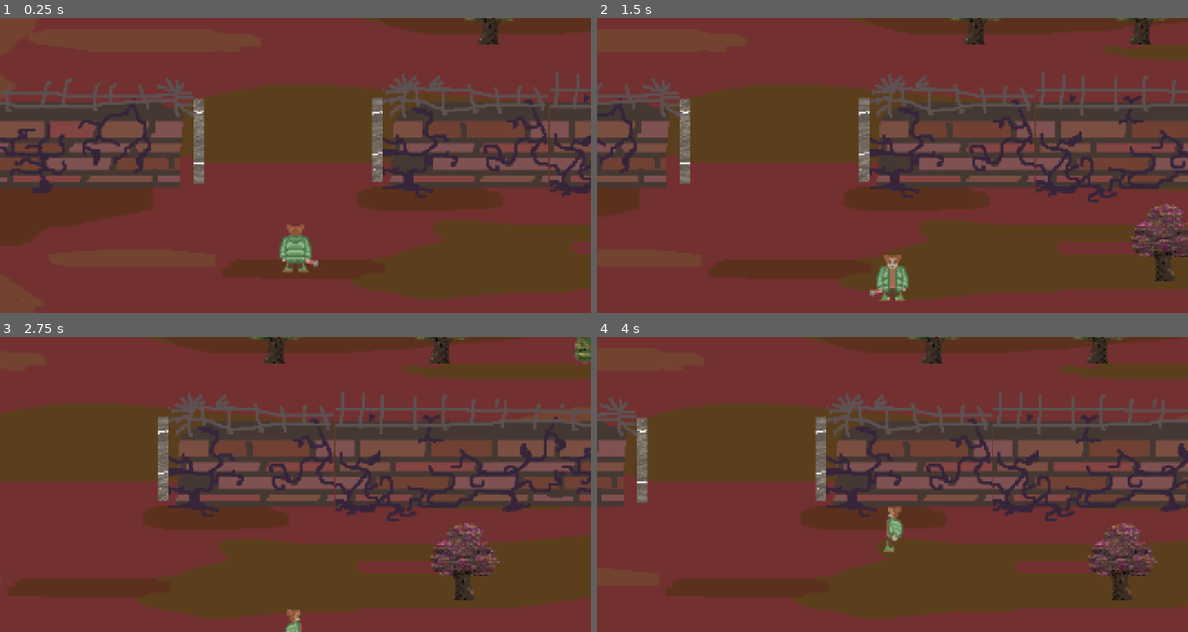
Above: before the commit, frames 1-4 (two rows, left to right).
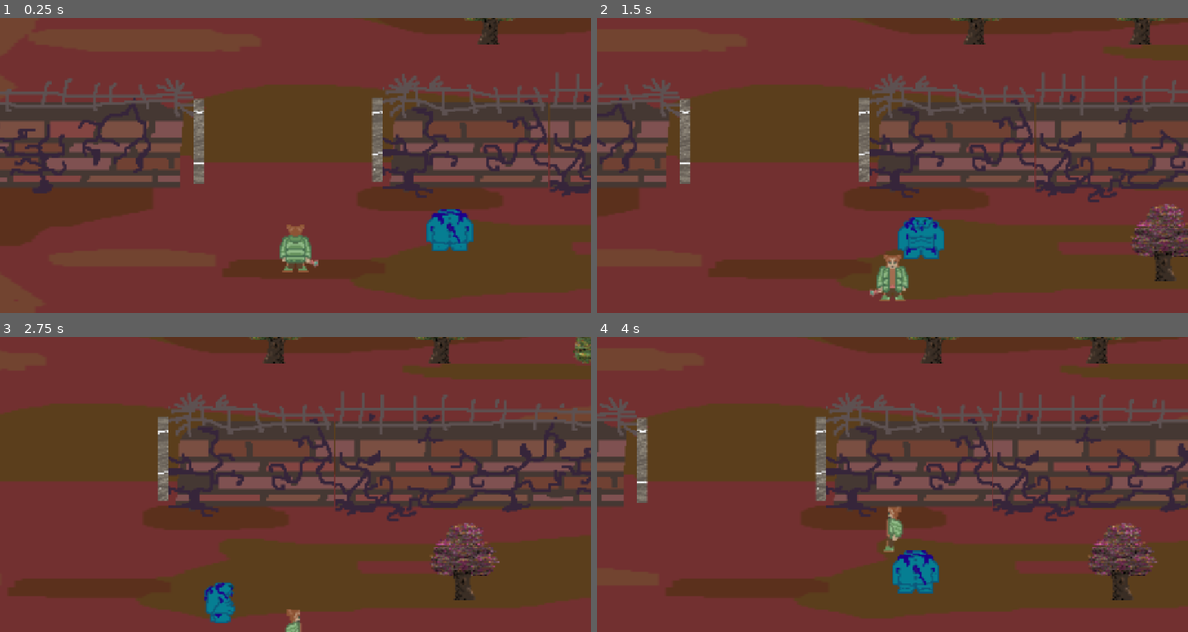
Above: after the commit, the same moments.

Repository: Hardy-Thomas/TheSereneGlade
Game: Godot game, scene res://main.tscn
Two runs of this game, one before a commit and one after it. Both use one fixed random seed, a clock stepped at 60 frames per second and the inputs below. This scene is started directly instead of the project's main scene.
Inputs:
- Up to frame 1 (0.25 s): no input
- Up to frame 2 (1.5 s): tap Enter (ui_accept) at 0.5, 0.77 s; hold Right (move_right) 0.53-1.28 s; hold Down (move_down) from 1.28 s (still down)
- Up to frame 3 (2.75 s): tap Enter (ui_accept) at 1.52 s; release Down (move_down) at 2.03 s; hold Right (move_right) from 2.03 s (still down)
- Up to frame 4 (4 s): release Right (move_right) at 2.78 s; hold Up (move_up) 2.78-3.53 s; tap Enter (ui_accept) at 3.02, 3.77 s; hold Left (move_left) from 3.53 s (still down)

The runs differ from the first frame. In frame 1, 1.0% of the frame differs, in the area x 72-81%, y 64-79%; in frame 2, 1.0%; in frame 3, 0.6%; in frame 4, 1.0%, in the area x 50-58%, y 72-87%.

Commit message:
LE FOLLOWER EST REDIT

Diff:
--- /dev/null
+++ b/follower.gd
@@ -0,0 +1,72 @@
+# Ally.gd
+extends Npc
+class_name Ally
+
+@export var follow_player_when_near := true
+@export var follow_distance := 4.0
+
+var last_direction := Vector2.ZERO
+var idle := false
+
+func _ready() -> void:
+	is_roaming = true
+	is_chatting = false
+	is_following = false
+	start_pos = position
+	idle = false
+
+func _process(delta: float) -> void:
+	if follow_player_when_near and player and is_following:
+		var v = player.global_position - global_position
+
+		if v.length() > follow_distance:
+			# déplacement
+			var direction = v.normalized()
+			position += direction * speed * delta
+			last_direction = direction
+			idle = false
+			$TimerIdle.stop()
+			_play_walk_animation(direction)
+		else:
+			# proche → plus de déplacement
+			if not idle:
+				$TimerIdle.start()  # déclenche le compte à rebours avant idle
+	else:
+		# pas de suivi
+		if not idle:
+			$TimerIdle.start()
+
+func _play_walk_animation(direction: Vector2) -> void:
+	# On compare la direction dominante
+	if abs(direction.x) > abs(direction.y):
+		if direction.x > 0:
+			$AnimatedSprite2D2.play("right_walk")
+		else:
+			$AnimatedSprite2D2.play("left_walk")
+	else:
+		if direction.y > 0:
+			$AnimatedSprite2D2.play("front_walk")
+		else:
+			$AnimatedSprite2D2.play("back_walk")
+
+# Quand TimerIdle expire, passe en anim "idle"
+func _on_TimerIdle_timeout() -> void:
+	idle = true
+	$AnimatedSprite2D2.play("idle")
+
+func _on_chat_detection_body_entered(body: Node2D) -> void:
+	if body.is_in_group("Player"):
+		player = body
+		player_in_chat_zone = true
+		is_following = follow_player_when_near
+
+func _on_chat_detection_body_exited(body: Node2D) -> void:
+	if body.is_in_group("Player"):
+		player_in_chat_zone = false
+		is_following = false
+		emit_signal("dialogue_exited")
+
+
+func _on_proximity_area_entered(body: Node2D) -> void:
+	if body.is_in_group("Player"):
+		print("FERME BIEN TA GUEUELE")
--- /dev/null
+++ b/follower.tscn
@@ -0,0 +1,219 @@
+[gd_scene load_steps=23 format=3 uid="uid://bo5gqw1rdlqq4"]
+
+[ext_resource type="Script" uid="uid://nxm2scnkhgqe" path="res://follower.gd" id="1_7d8lw"]
+[ext_resource type="Texture2D" uid="uid://b7jlunphmp7rv" path="res://ART/Sprites/Follower/follower1/back/sprite_12.png" id="2_5we18"]
+[ext_resource type="Texture2D" uid="uid://hcs31ubcos45" path="res://ART/Sprites/Follower/follower1/back/sprite_14.png" id="3_77b8b"]
+[ext_resource type="Texture2D" uid="uid://bt77357wpt13a" path="res://ART/Sprites/Follower/follower1/back/sprite_15.png" id="4_ljve4"]
+[ext_resource type="Texture2D" uid="uid://dj88kjvhdd7wd" path="res://ART/Sprites/Follower/follower1/front/sprite_04.png" id="5_qhj20"]
+[ext_resource type="Texture2D" uid="uid://csidosj646hvg" path="res://ART/Sprites/Follower/follower1/front/sprite_05.png" id="6_g2qad"]
+[ext_resource type="PackedScene" uid="uid://c6fjnqiacddbx" path="res://dialogue.tscn" id="7_b3228"]
+[ext_resource type="Texture2D" uid="uid://bv2slymmrwlvo" path="res://ART/Sprites/Follower/follower1/front/sprite_06.png" id="7_duo0x"]
+[ext_resource type="Texture2D" uid="uid://cbygrvhdln3b4" path="res://ART/Sprites/Follower/follower1/front/sprite_07.png" id="8_0s3ki"]
+[ext_resource type="Texture2D" uid="uid://y6l0jqblqqiy" path="res://ART/Sprites/Follower/follower1/back/sprite_13.png" id="9_etffe"]
+[ext_resource type="Texture2D" uid="uid://ks453jbew82x" path="res://ART/Sprites/Follower/follower1/right/sprite_08.png" id="10_6x4ro"]
+[ext_resource type="Texture2D" uid="uid://df8ptnfaw5fds" path="res://ART/Sprites/Follower/follower1/left/sprite_01.png" id="11_8gjaq"]
+[ext_resource type="Texture2D" uid="uid://ii5xgv4k517d" path="res://ART/Sprites/Follower/follower1/left/sprite_00.png" id="12_178i6"]
+[ext_resource type="Texture2D" uid="uid://cxk0hu1g0d8jb" path="res://ART/Sprites/Follower/follower1/right/sprite_09.png" id="13_v06ma"]
+[ext_resource type="Texture2D" uid="uid://clr15e7qsl4ql" path="res://ART/Sprites/Follower/follower1/left/sprite_02.png" id="14_6p8df"]
+[ext_resource type="Texture2D" uid="uid://b1ysblb5tuucw" path="res://ART/Sprites/Follower/follower1/left/sprite_03.png" id="15_mpdkq"]
+[ext_resource type="Texture2D" uid="uid://k2kwihjc8ecg" path="res://ART/Sprites/Follower/follower1/right/sprite_10.png" id="16_l765f"]
+[ext_resource type="Texture2D" uid="uid://o57xpvg6egfm" path="res://ART/Sprites/Follower/follower1/right/sprite_11.png" id="17_7vxe3"]
+
+[sub_resource type="SpriteFrames" id="SpriteFrames_ul7y6"]
+animations = [{
+"frames": [{
+"duration": 1.0,
+"texture": ExtResource("2_5we18")
+}, {
+"duration": 1.0,
+"texture": ExtResource("3_77b8b")
+}, {
+"duration": 1.0,
+"texture": ExtResource("2_5we18")
+}, {
+"duration": 1.0,
+"texture": ExtResource("4_ljve4")
+}],
+"loop": true,
+"name": &"back_walk",
+"speed": 5.0
+}, {
+"frames": [{
+"duration": 1.0,
+"texture": ExtResource("5_qhj20")
+}, {
+"duration": 1.0,
+"texture": ExtResource("6_g2qad")
+}],
+"loop": true,
+"name": &"default",
+"speed": 5.0
+}, {
+"frames": [{
+"duration": 1.0,
+"texture": ExtResource("5_qhj20")
+}, {
+"duration": 1.0,
+"texture": ExtResource("7_duo0x")
+}, {
+"duration": 1.0,
+"texture": ExtResource("5_qhj20")
+}, {
+"duration": 1.0,
+"texture": ExtResource("8_0s3ki")
+}],
+"loop": true,
+"name": &"front_walk",
+"speed": 5.0
+}, {
+"frames": [{
+"duration": 1.0,
+"texture": ExtResource("2_5we18")
+}, {
+"duration": 1.0,
+"texture": ExtResource("9_etffe")
+}, {
+"duration": 1.0,
+"texture": ExtResource("10_6x4ro")
+}, {
+"duration": 1.0,
+"texture": ExtResource("5_qhj20")
+}, {
+"duration": 1.0,
+"texture": ExtResource("2_5we18")
+}, {
+"duration": 1.0,
+"texture": ExtResource("11_8gjaq")
+}, {
+"duration": 1.0,
+"texture": ExtResource("12_178i6")
+}, {
+"duration": 1.0,
+"texture": ExtResource("9_etffe")
+}, {
+"duration": 1.0,
+"texture": ExtResource("5_qhj20")
+}, {
+"duration": 1.0,
+"texture": ExtResource("6_g2qad")
+}, {
+"duration": 1.0,
+"texture": ExtResource("11_8gjaq")
+}, {
+"duration": 1.0,
+"texture": ExtResource("12_178i6")
+}, {
+"duration": 1.0,
+"texture": ExtResource("13_v06ma")
+}, {
+"duration": 1.0,
+"texture": ExtResource("6_g2qad")
+}, {
+"duration": 1.0,
+"texture": ExtResource("10_6x4ro")
+}, {
+"duration": 1.0,
+"texture": ExtResource("13_v06ma")
+}],
+"loop": true,
+"name": &"idle",
+"speed": 5.0
+}, {
+"frames": [{
+"duration": 1.0,
+"texture": ExtResource("12_178i6")
+}, {
+"duration": 1.0,
+"texture": ExtResource("14_6p8df")
+}, {
+"duration": 1.0,
+"texture": ExtResource("12_178i6")
+}, {
+"duration": 1.0,
+"texture": ExtResource("15_mpdkq")
+}],
+"loop": true,
+"name": &"left_walk",
+"speed": 5.0
+}, {
+"frames": [{
+"duration": 1.0,
+"texture": ExtResource("10_6x4ro")
+}, {
+"duration": 1.0,
+"texture": ExtResource("16_l765f")
+}, {
+"duration": 1.0,
+"texture": ExtResource("10_6x4ro")
+}, {
+"duration": 1.0,
+"texture": ExtResource("17_7vxe3")
+}],
+"loop": true,
+"name": &"right_walk",
+"speed": 5.0
+}]
+
+[sub_resource type="CircleShape2D" id="CircleShape2D_bc6q4"]
+radius = 14.0
+
+[sub_resource type="CircleShape2D" id="CircleShape2D_mcvl2"]
+radius = 46.52956
+
+[sub_resource type="CircleShape2D" id="CircleShape2D_77b8b"]
+radius = 333.006
+
+[node name="Follower" type="CharacterBody2D"]
+position = Vector2(129, 31)
+script = ExtResource("1_7d8lw")
+
+[node name="AnimatedSprite2D2" type="AnimatedSprite2D" parent="."]
+position = Vector2(-0.6250019, -1.25)
+scale = Vector2(1, 0.891)
+sprite_frames = SubResource("SpriteFrames_ul7y6")
+animation = &"back_walk"
+
+[node name="CollisionShape2D" type="CollisionShape2D" parent="."]
+visible = false
+position = Vector2(-7.6293945e-06, 0)
+shape = SubResource("CircleShape2D_bc6q4")
+
+[node name="ChatDetection" type="Area2D" parent="."]
+visible = false
+
+[node name="CollisionShape2D" type="CollisionShape2D" parent="ChatDetection"]
+visible = false
+shape = SubResource("CircleShape2D_mcvl2")
+
+[node name="Proximity" type="Area2D" parent="."]
+
+[node name="CollisionShape2D" type="CollisionShape2D" parent="Proximity"]
+visible = false
+shape = SubResource("CircleShape2D_77b8b")
+
+[node name="ProximityTooClose" type="Area2D" parent="."]
+
+[node name="CollisionShape2D" type="CollisionShape2D" parent="ProximityTooClose"]
+shape = SubResource("CircleShape2D_77b8b")
+
+[node name="Timer" type="Timer" parent="."]
+autostart = true
+
+[node name="dialogue" parent="." instance=ExtResource("7_b3228")]
+offset_left = -234.0
+offset_top = -290.0
+offset_right = -112.0
+offset_bottom = -243.0
+metadata/_edit_use_anchors_ = true
+
+[node name="TimerIdle" type="Timer" parent="."]
+
+[connection signal="dialogue_exited" from="." to="dialogue" method="_on_npc_dialogue_exited"]
+[connection signal="area_entered" from="ChatDetection" to="." method="_on_chat_detection_area_entered"]
+[connection signal="area_exited" from="ChatDetection" to="." method="_on_chat_detection_area_exited"]
+[connection signal="body_entered" from="ChatDetection" to="." method="_on_chat_detection_body_entered"]
+[connection signal="body_exited" from="ChatDetection" to="." method="_on_chat_detection_body_exited"]
+[connection signal="area_entered" from="Proximity" to="." method="_on_proximity_area_entered"]
+[connection signal="timeout" from="Timer" to="." method="_on_timer_timeout"]
+[connection signal="dialogue_finished" from="dialogue" to="." method="_on_dialogue_dialogue_finished"]
+[connection signal="timeout" from="TimerIdle" to="." method="_on_timer_idle_timeout"]
--- a/main.tscn
+++ b/main.tscn
@@ -16,6 +16,7 @@
 [ext_resource type="Texture2D" uid="uid://eic5n0kjxkn5" path="res://ART/Props/tree2_1.png" id="13_yaehf"]
 [ext_resource type="Texture2D" uid="uid://ckp6a0stf7vvb" path="res://ART/Props/tree1_1.png" id="14_074og"]
 [ext_resource type="Texture2D" uid="uid://dq3eigp5wiud1" path="res://ART/Props/tombstone.png" id="15_2cqfq"]
+[ext_resource type="PackedScene" uid="uid://bo5gqw1rdlqq4" path="res://follower.tscn" id="17_yaehf"]
 
 [sub_resource type="Animation" id="Animation_5vw27"]
 length = 0.001
@@ -689,4 +690,7 @@
 scale = Vector2(2.3437498, 1.1738281)
 texture = ExtResource("9_kek77")
 
+[node name="Follower" parent="." instance=ExtResource("17_yaehf")]
+position = Vector2(718, 545)
+
 [connection signal="body_entered" from="porteCript" to="porteCript" method="_on_body_entered"]
--- a/npc.gd
+++ b/npc.gd
@@ -1,4 +1,5 @@
 extends CharacterBody2D
+class_name Npc
 signal dialogue_exited
 
 
@@ -71,7 +72,6 @@
 		player =body
 		player_in_chat_zone = true
 func _on_chat_detection_body_exited(body: Node2D) -> void:
-	print("OUT")
 	if body.is_in_group("Player"):
 		emit_signal("dialogue_exited")
 		player_in_chat_zone = false
--- a/npc.tscn
+++ b/npc.tscn
@@ -1,12 +1,12 @@
 [gd_scene load_steps=11 format=3 uid="uid://dd8ikwg8yprw3"]
 
 [ext_resource type="Script" uid="uid://b644a5setmi0s" path="res://npc.gd" id="1_xxcha"]
-[ext_resource type="Texture2D" uid="uid://bxs23toc2v1uk" path="res://ART/Sprites/NPC/sprite_0.png" id="2_d61ma"]
+[ext_resource type="Texture2D" uid="uid://bxs23toc2v1uk" path="res://ART/Sprites/NPC/Npc1/sprite_0.png" id="2_d61ma"]
 [ext_resource type="PackedScene" uid="uid://c6fjnqiacddbx" path="res://dialogue.tscn" id="3_kh24r"]
-[ext_resource type="Texture2D" uid="uid://cq5aa1khg7non" path="res://ART/Sprites/NPC/sprite_1.png" id="3_slxoh"]
-[ext_resource type="Texture2D" uid="uid://d4cnn5nl18mc1" path="res://ART/Sprites/NPC/sprite_2.png" id="4_l64hl"]
-[ext_resource type="Texture2D" uid="uid://b8afgf774jdii" path="res://ART/Sprites/NPC/sprite_3.png" id="5_215dd"]
-[ext_resource type="Texture2D" uid="uid://gm2yphsynhv7" path="res://ART/Sprites/NPC/sprite_4.png" id="6_p5bpe"]
+[ext_resource type="Texture2D" uid="uid://cq5aa1khg7non" path="res://ART/Sprites/NPC/Npc1/sprite_1.png" id="3_slxoh"]
+[ext_resource type="Texture2D" uid="uid://d4cnn5nl18mc1" path="res://ART/Sprites/NPC/Npc1/sprite_2.png" id="4_l64hl"]
+[ext_resource type="Texture2D" uid="uid://b8afgf774jdii" path="res://ART/Sprites/NPC/Npc1/sprite_3.png" id="5_215dd"]
+[ext_resource type="Texture2D" uid="uid://gm2yphsynhv7" path="res://ART/Sprites/NPC/Npc1/sprite_4.png" id="6_p5bpe"]
 
 [sub_resource type="SpriteFrames" id="SpriteFrames_ul7y6"]
 animations = [{
Binary file added: ART/Sprites/Follower/Ghoul.png
Not shown, added: ART/Sprites/Follower/Ghoul.png.import
Binary file added: ART/Sprites/Follower/follower1/back/sprite_12.png
Not shown, added: ART/Sprites/Follower/follower1/back/sprite_12.png.import
Binary file added: ART/Sprites/Follower/follower1/back/sprite_13.png
Not shown, added: ART/Sprites/Follower/follower1/back/sprite_13.png.import
Binary file added: ART/Sprites/Follower/follower1/back/sprite_14.png
Not shown, added: ART/Sprites/Follower/follower1/back/sprite_14.png.import
Binary file added: ART/Sprites/Follower/follower1/back/sprite_15.png
Not shown, added: ART/Sprites/Follower/follower1/back/sprite_15.png.import
Binary file added: ART/Sprites/Follower/follower1/front/sprite_04.png
Not shown, added: ART/Sprites/Follower/follower1/front/sprite_04.png.import
(and 34 more such lines)
